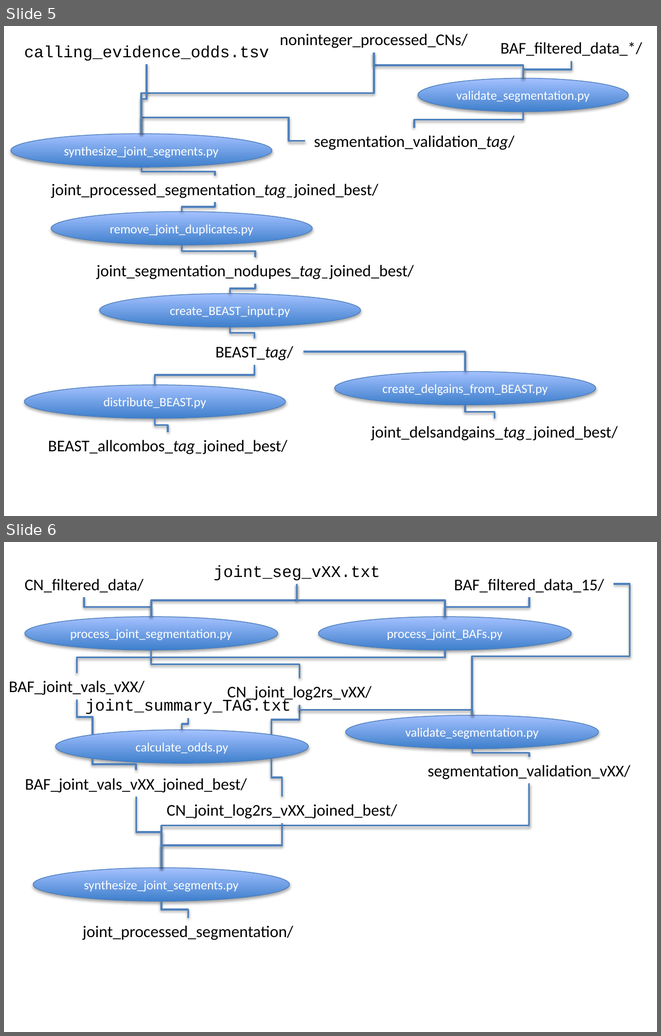
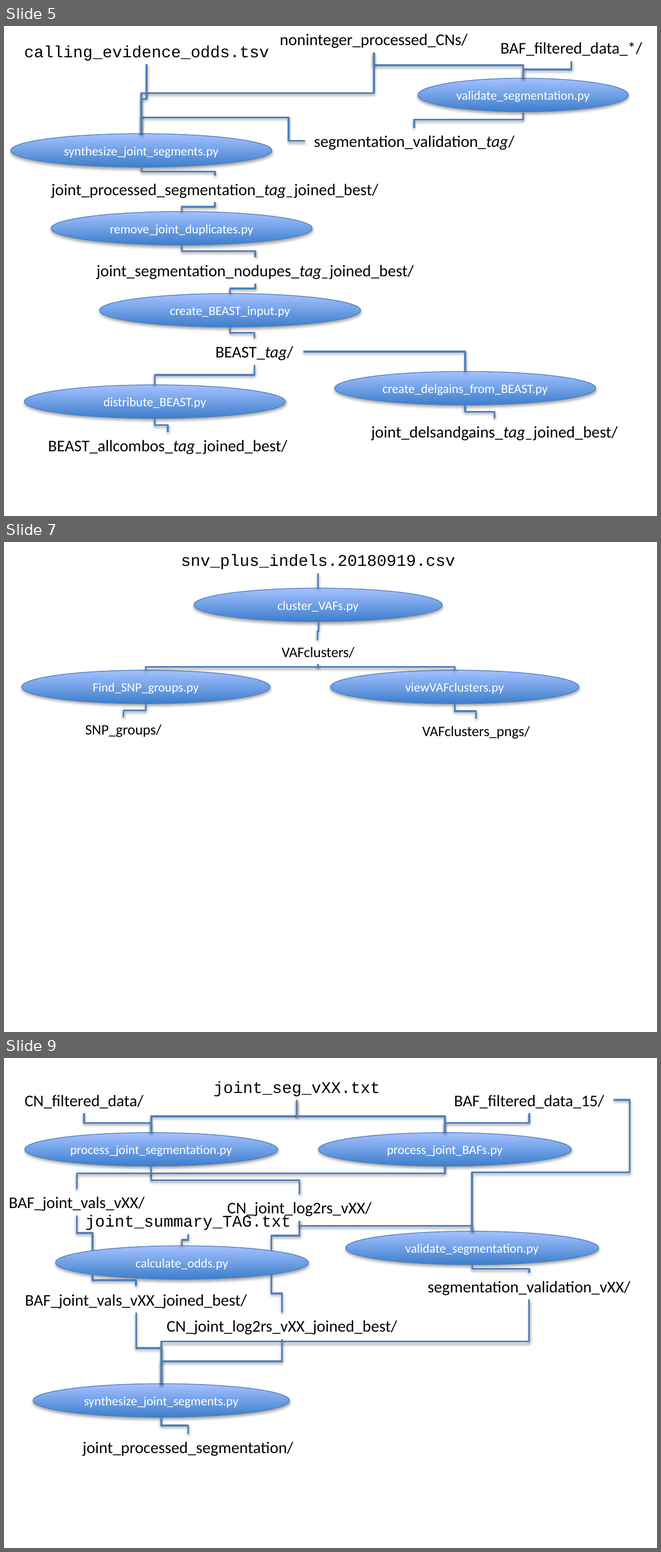
Before and after one commit to luciansmith/kuhner-python, a slide deck: Python program structure.pptx. Shown one above the other, each under a label of ours: slides 5 and 6 before the commit, slides 5, 7 and 9 after it; the slides between them are not shown. The pictures are 661x1036 and 661x1552 pixels, drawn with LibreOffice and Linux fonts; fonts in the diff are those of the drawing. Boxes give left, top, right and bottom in pixels: in the first picture for what was removed or moved away, otherwise in the second. Text is boxed around its words. In the diff, an @@ line names an element or a change of style, - is before the commit and + after.

Commit message:
Update to compare VAF clusters.

```diff
--- a/Python program structure.pptx
+++ b/Python program structure.pptx
@@ slide 7 added at <box>4,542,657,1032</box>, background #FFFFFF @@
@@ text added at <box>181,554,455,570</box>, 18 pt, text #000000 @@
+snv_plus_indels.20180919.csv
@@ elbow line added from (318, 573) to (318, 588), #4F81BD 2 pt @@
@@ ellipse added at <box>194,588,442,622</box>, fill gradient #3F80CE to #A4C4FF, outline #4B7EBC 0.75 pt, 14 pt, text #FFFFFF @@
+cluster_VAFs.py
@@ elbow line added from (319, 623) to (317, 640), #4F81BD 2 pt @@
@@ text added at <box>282,647,354,658</box>, 16 pt, text #000000 @@
+VAFclusters/
@@ elbow line added from (318, 663) to (146, 670), #4F81BD 2 pt @@
@@ elbow line added from (318, 663) to (454, 670), #4F81BD 2 pt @@
@@ ellipse added at <box>21,670,270,703</box>, fill gradient #3F80CE to #A4C4FF, outline #4B7EBC 0.75 pt, 14 pt, text #FFFFFF @@
+Find_SNP_groups.py
@@ ellipse added at <box>330,670,579,703</box>, fill gradient #3F80CE to #A4C4FF, outline #4B7EBC 0.75 pt, 14 pt, text #FFFFFF @@
+viewVAFclusters.py
@@ elbow line added from (146, 704) to (123, 717), #4F81BD 2 pt @@
@@ elbow line added from (454, 704) to (476, 718), #4F81BD 2 pt @@
@@ text added at <box>85,724,161,737</box>, 16 pt, text #000000 @@
+SNP_groups/
@@ text added at <box>422,726,530,739</box>, 16 pt, text #000000 @@
+VAFclusters_pngs/
@@ what was slide 6 is now slide 9 @@
```
Also in this commit, not shown: 1 other slide added, 5 other files.
